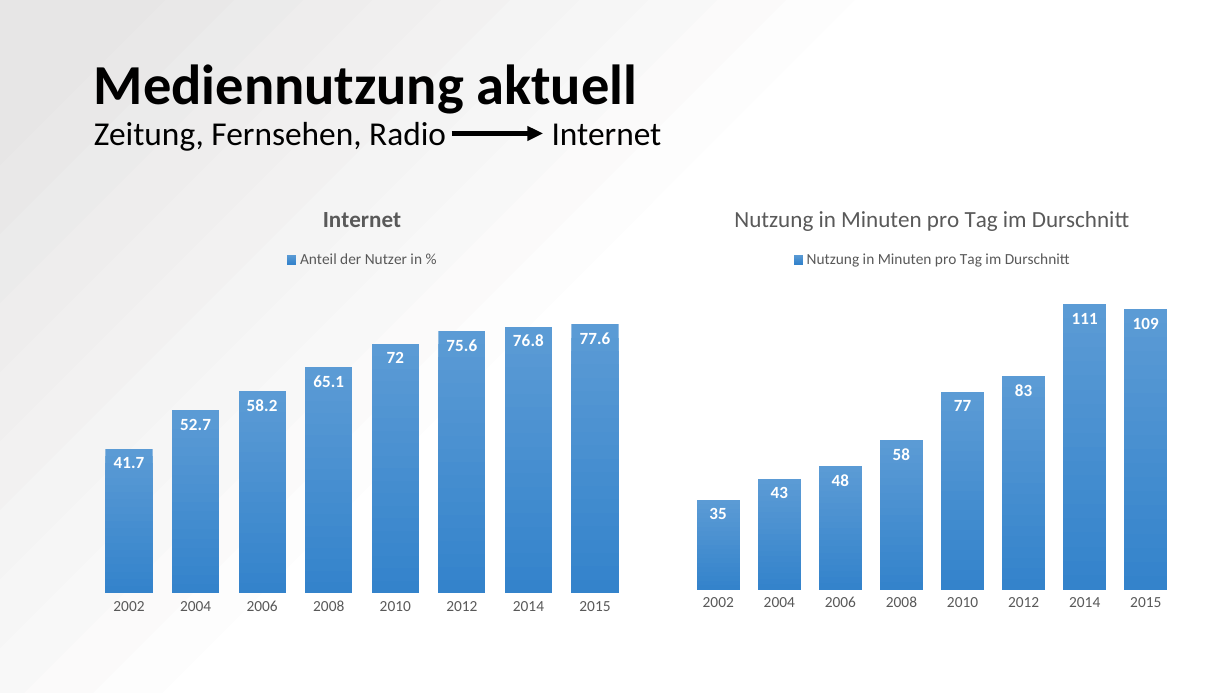
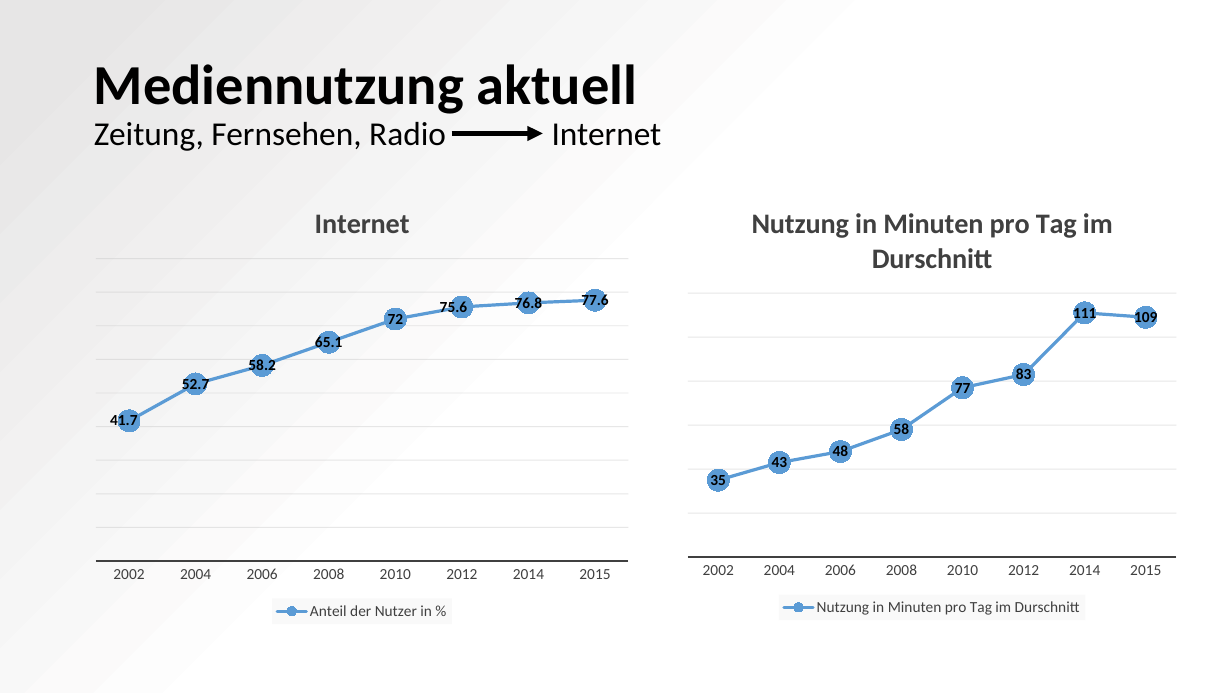
Before and after one commit to Seany1992/MuW, a slide deck: slide 5 of Medienwandel im 21.pptx. Drawn at 1232x693 pixels with LibreOffice and Linux fonts; fonts in the diff are those of the drawing. Boxes give left, top, right and bottom in pixels: in the first picture for what was removed or moved away, otherwise in the second. Text is boxed around its words. In the diff, an @@ line names an element or a change of style, - is before the commit and + after.

```diff
--- a/Medienwandel im 21.pptx
+++ b/Medienwandel im 21.pptx
@@ column chart at bbox=[85, 185, 640, 625] @@
@@ column chart to line chart @@
@@ colour of Anteil der Nutzer in % gradient #5B9BD5 to #3483CB to #5B9BD5 @@
@@ data labels of Anteil der Nutzer in % changed @@
@@ legend changed @@
@@ category axis changed @@
@@ value axis changed @@
@@ bar spacing changed @@
@@ column chart at bbox=[677, 185, 1187, 621] @@
@@ column chart to line chart @@
@@ colour of Nutzung in Minuten pro Tag im Durschnitt gradient #5B9BD5 to #3483CB to #5B9BD5 @@
@@ data labels of Nutzung in Minuten pro Tag im Durschnitt changed @@
@@ legend changed @@
@@ category axis changed @@
@@ value axis changed @@
@@ bar spacing changed @@
@@ background changed @@
```
Also in this commit, not shown: 3 other slides changed, 1 slide added, 1 slide removed, 2 other files.
